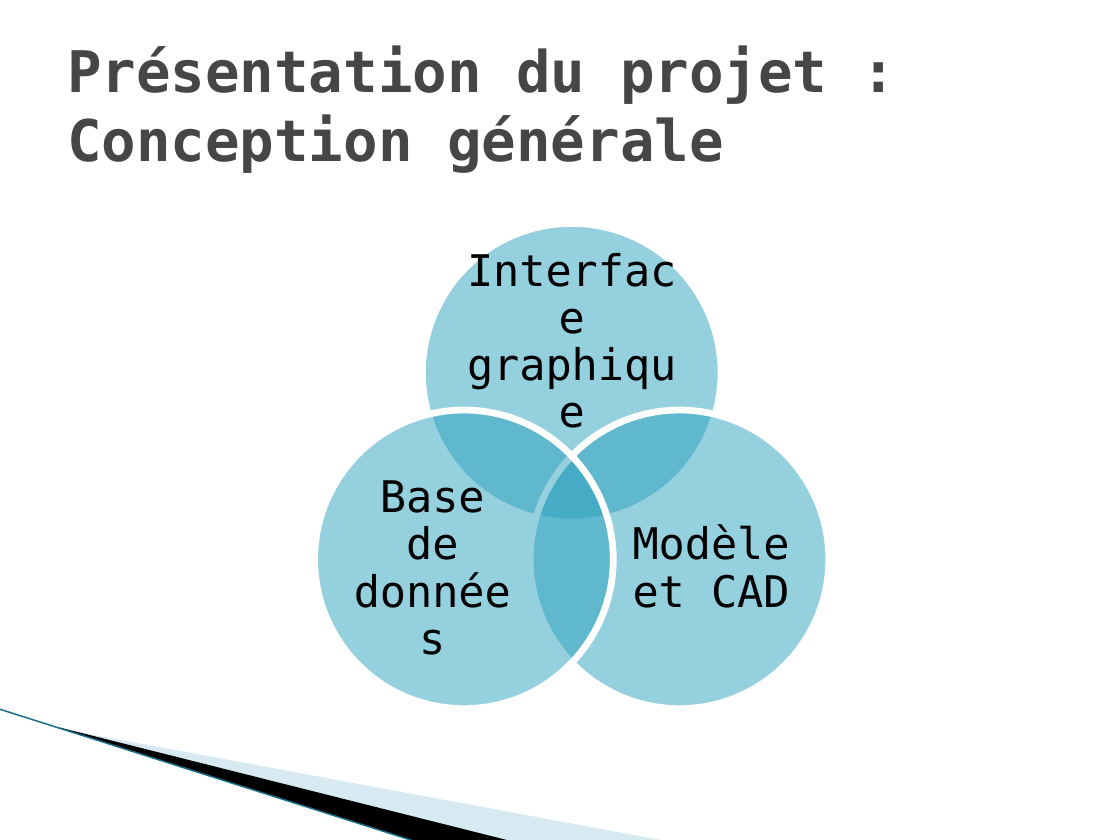
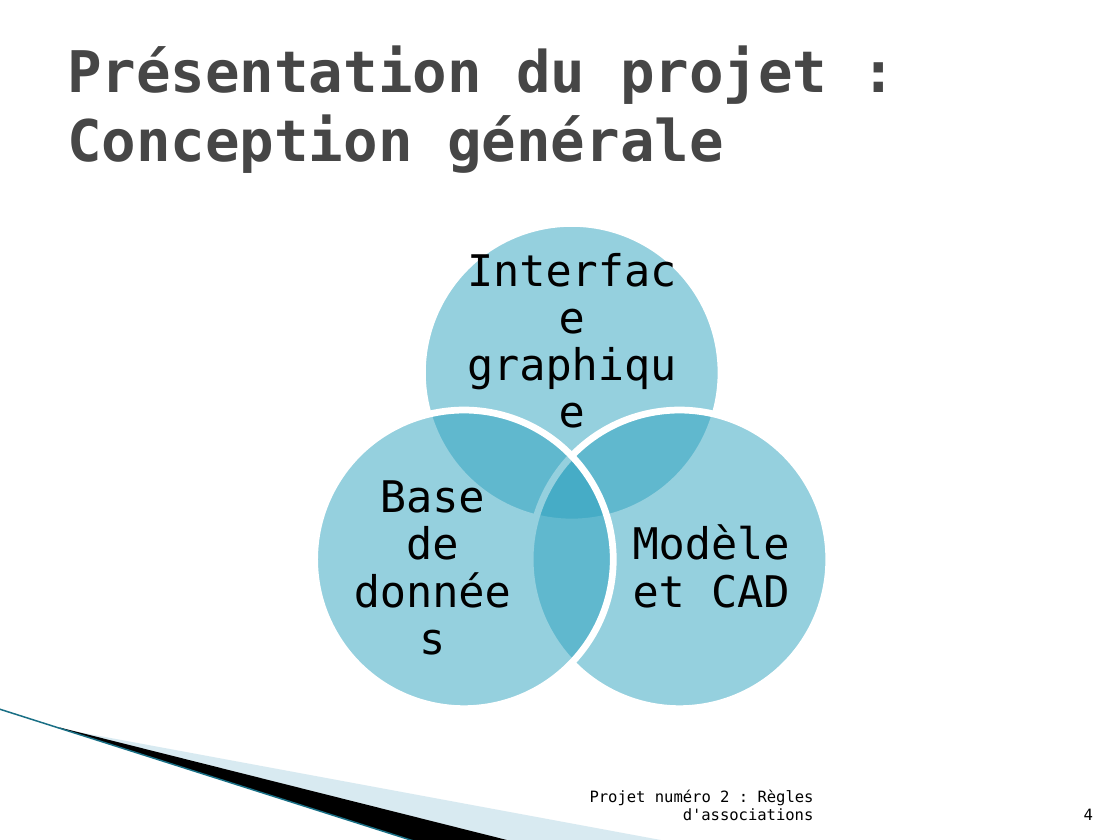
Before and after one commit to arnaudbreton/projet-sgbd, a slide deck: slide 4 of Projet OLAP/ressources/Base de données multi-dimensionnelles et OLAP - Projet Numéro 2 - Présentation.pptx. Drawn at 1120x840 pixels with LibreOffice and Linux fonts; fonts in the diff are those of the drawing; background and template pictures are left out. Boxes give left, top, right and bottom in pixels: in the first picture for what was removed or moved away, otherwise in the second. Text is boxed around its words. In the diff, an @@ line names an element or a change of style, - is before the commit and + after.

```diff
--- a/Projet OLAP/ressources/Base de données multi-dimensionnelles et OLAP - Projet Numéro 2 - Présentation.pptx
+++ b/Projet OLAP/ressources/Base de données multi-dimensionnelles et OLAP - Projet Numéro 2 - Présentation.pptx
@@ text added at box(590, 789, 814, 821), 10 pt, text #000000 @@
+Projet numéro 2 : Règles d'associations
@@ page number added at box(1084, 808, 1093, 820), 10 pt, text #000000 @@
+4
```
Also in this commit, not shown: 7 other slides changed, 1 slide added, 1 slide removed, 3 other files.
